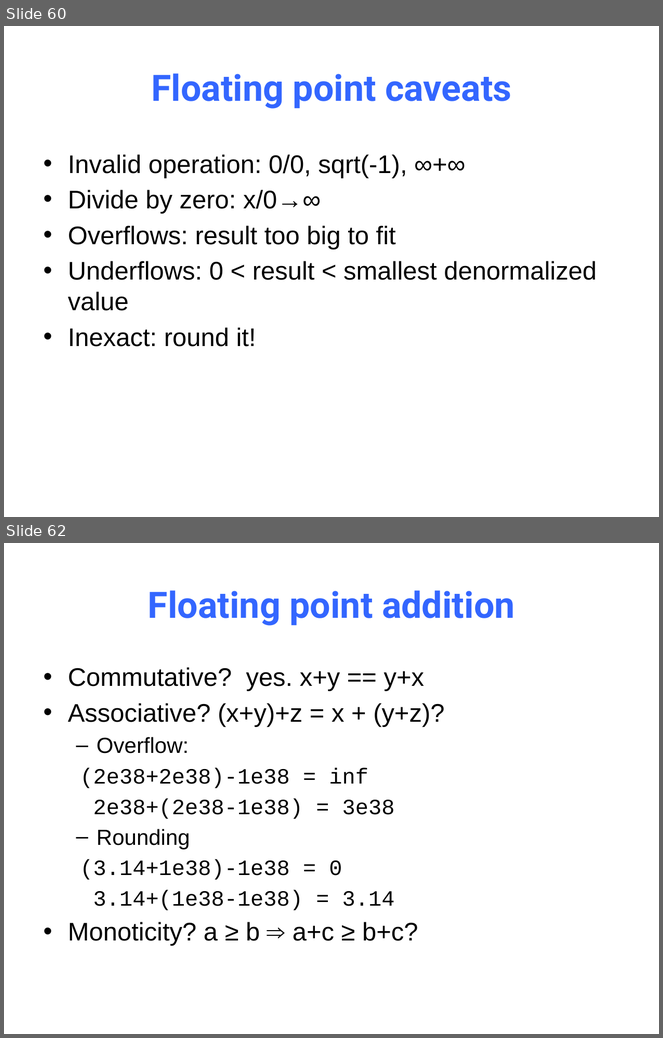
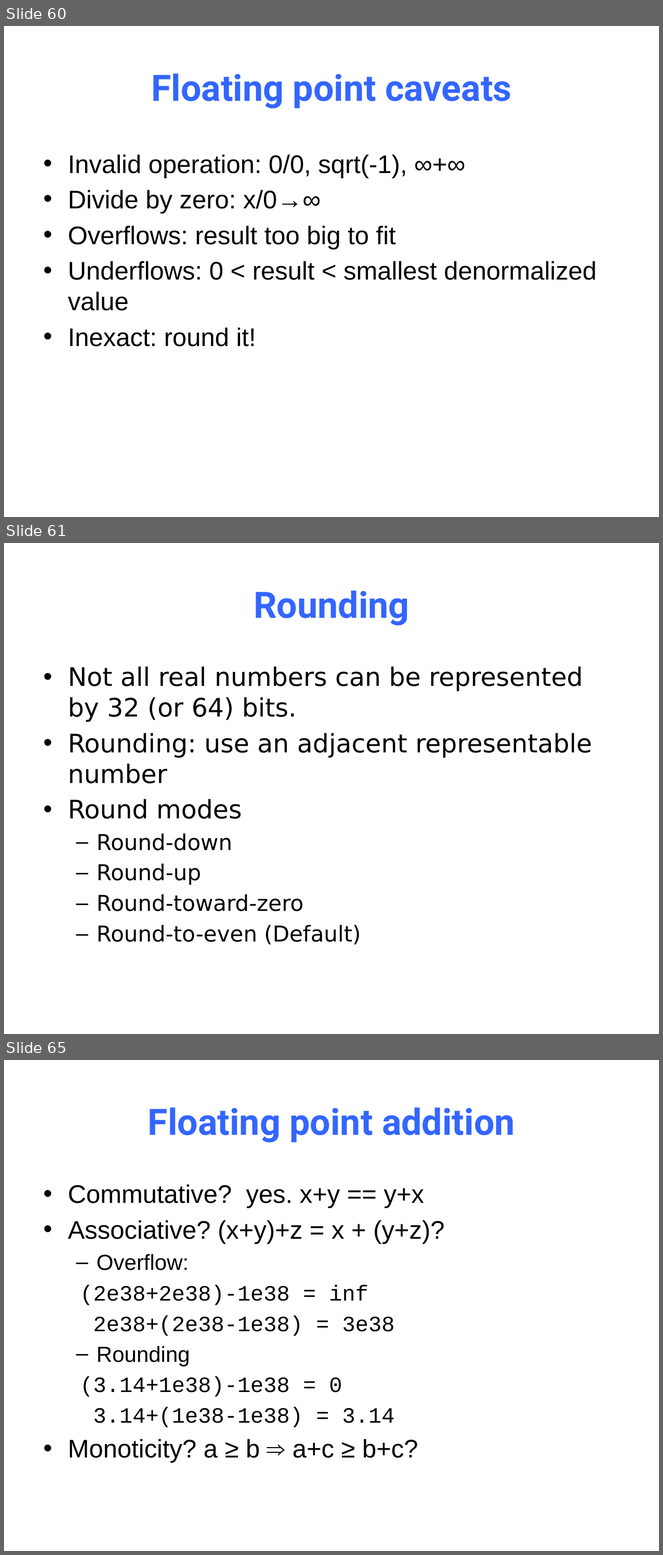
Before and after one commit to NYU-CSO/nyu-cso.github.io, a slide deck: notes/03-floats.pptx. Shown one above the other, each under a label of ours: slides 60 and 62 before the commit, slides 60, 61 and 65 after it; the slides between them are not shown. The pictures are 663x1038 and 663x1555 pixels, drawn with LibreOffice and Linux fonts; fonts in the diff are those of the drawing. Boxes give left, top, right and bottom in pixels: in the first picture for what was removed or moved away, otherwise in the second. Text is boxed around its words. In the diff, an @@ line names an element or a change of style, - is before the commit and + after.

```diff
--- a/notes/03-floats.pptx
+++ b/notes/03-floats.pptx
@@ slide 61 added at [4,543,659,1034], background #FFFFFF @@
@@ title added at [254,590,410,626], 40 pt, text #3366FF, bold @@
+Rounding
@@ text added at [68,666,592,945], 28 pt, text #000000 @@
+• Not all real numbers can be represented by 32 (or 64) bits.
+• Rounding: use an adjacent representable number
+• Round modes
+  – Round-down
+  – Round-up
+  – Round-toward-zero
+  – Round-to-even (Default)
@@ what was slide 62 is now slide 65 @@
```
Also in this commit, not shown: 5 slides changed, 2 other slides added, 1 other file.
